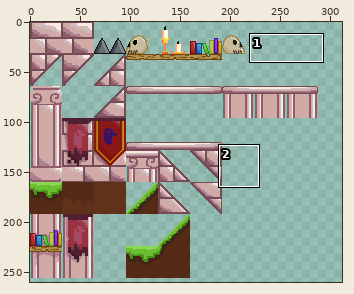
Sprite sheet, stored at assets/graphics/tilesets/brick_tileset.png. The first picture is a wide view before the edit; the outline marks the close-up.
Close-up. Before the commit:
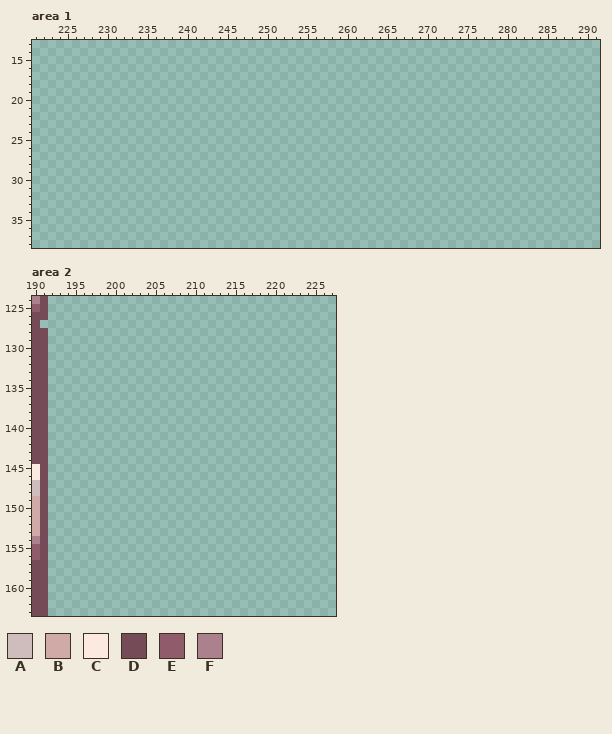
The file is 340x315 pixels. Colours within 5 levels of each other are drawn and written as one. Shown: area 1: x 221..291, y 13..38; area 2: x 190..227, y 124..163. The wide view leaves out empty margins. The commit also changed other parts of the picture, which this record leaves out.
Palette (. is transparent): A #cebdbc  B #cfaaa6  C #fceae1  D #754b58  E #905c6c  F #aa818d
Pixels before, area 2, first column x 190:
124 FD
125 ED
126 DD
127 D.
128 DD
129 DD
130 DD
131 DD
132 DD
133 DD
134 DD
135 DD
136 DD
137 DD
138 DD
139 DD
140 DD
141 DD
142 DD
143 DD
144 DD
145 CD
146 CD
147 AD
148 AD
149 BD
150 BD
151 BD
152 BD
153 BD
154 FD
155 ED
156 ED
157 DD
158 DD
159 DD
160 DD
161 DD
162 DD
163 DD
And afterwards:
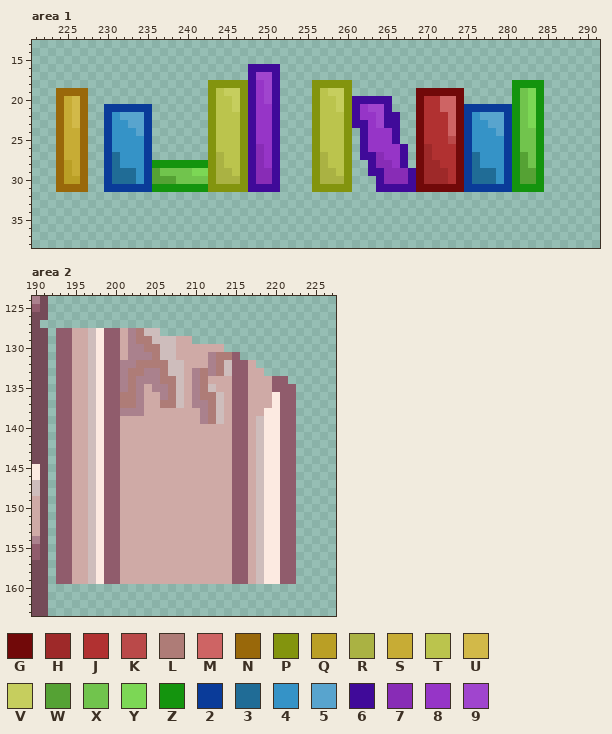
Colours new in this view: G #710909  H #9e2929  J #b13131  K #ba4949  L #ae7c77  M #ce6464  N #99680a  P #83940e  Q #ba9f25  R #aab243  S #c7ac35  T #bbc44d  U #d2b949  V #c6ce5e  W #55a234  X #71c44d  Y #7cd755  Z #14940e  2 #0a3b99  3 #206c96  4 #3593c7  5 #58a4ce  6 #400a99  7 #882cb6  8 #9635c7  9 #a045ce
Diff:
Area 1:
y 16: x 248..251 .... -> 6666
y 17: x 248..251 .... -> 6996
y 18: x 243..251 ......... -> PPPPP6896; x 256..260 ..... -> PPPPP; x 281..284 .... -> ZZZZ
y 19: x 224..227 .... -> NNNN; x 243..251 ......... -> PTVVP6896; x 256..260 ..... -> PTVVP; x 269..274 ...... -> GGGGGG; x 281..284 .... -> ZXYZ
y 20: x 224..227 .... -> NSUN; x 243..251 ......... -> PTTVP6896; x 256..265 .......... -> PTTVP66666; x 269..274 ...... -> GJJMMG; x 281..284 .... -> ZXYZ
y 21: x 224..227 .... -> NSUN; x 230..235 ...... -> 222222; x 243..251 ......... -> PTTVP6886; x 256..265 .......... -> PTTVP68996; x 269..284 ................ -> GJJMMG222222ZXYZ
y 22: x 224..227 .... -> NSUN; x 230..235 ...... -> 245552; x 243..251 ......... -> PTTTP6886; x 256..266 ........... -> PTTTP688966; x 269..284 ................ -> GJJJMG245552ZXYZ
y 23: x 224..227 .... -> NSUN; x 230..235 ...... -> 244552; x 243..251 ......... -> PTTTP6886; x 256..266 ........... -> PTTTP668966; x 269..284 ................ -> GJJJMG244552ZXYZ
y 24: x 224..227 .... -> NSSN; x 230..235 ...... -> 244452; x 243..251 ......... -> PTTTP6886; x 256..260 ..... -> PTTTP; x 262..266 ..... -> 68886; x 269..284 ................ -> GJJJMG244452ZXXZ
y 25: x 224..227 .... -> NSSN; x 230..235 ...... -> 244442; x 243..251 ......... -> PTTTP6886; x 256..260 ..... -> PTTTP; x 262..266 ..... -> 68886; x 269..284 ................ -> GJJJKG244442ZXXZ
y 26: x 224..227 .... -> NSSN; x 230..235 ...... -> 244442; x 243..251 ......... -> PTTTP6786; x 256..260 ..... -> PTTTP; x 262..267 ...... -> 688886; x 269..284 ................ -> GHJJJG244442ZXXZ
y 27: x 224..227 .... -> NSSN; x 230..235 ...... -> 234442; x 243..251 ......... -> PRTTP6786; x 256..260 ..... -> PRTTP; x 262..267 ...... -> 667886; x 269..284 ................ -> GHJJJG234442ZWXZ
y 28: x 224..227 .... -> NQSN; x 230..251 ...................... -> 234442ZZZZZZZPRTTP6786; x 256..260 ..... -> PRTTP; x 263..267 ..... -> 67786; x 269..284 ................ -> GHHJJG234442ZWXZ
y 29: x 224..227 .... -> NQSN; x 230..251 ...................... -> 233342WXXXXYYPRRTP6776; x 256..260 ..... -> PRRTP; x 263..284 ...................... -> 667776GHHHJG233342ZWWZ
y 30: x 224..227 .... -> NQQN; x 230..251 ...................... -> 233342WWWXXXXPRRRP6776; x 256..260 ..... -> PRRRP; x 264..284 ..................... -> 67776GHHHJG233342ZWWZ
y 31: x 224..227 .... -> NNNN; x 230..251 ...................... -> 222222ZZZZZZZPPPPP6666; x 256..260 ..... -> PPPPP; x 264..284 ..................... -> 66666GGGGGG222222ZZZZ
Area 2:
y 128: x 193..205 ............. -> EEBBACEEBFLAA
y 129: x 193..209 ................. -> EEBBACEEBFLLAAABB
y 130: x 193..213 ..................... -> EEBBACEEBFFLLAABBBBBB
y 131: x 193..215 ....................... -> EEBBACEEBFFFLAABBBBFLLE
y 132: x 193..217 ......................... -> EEBBACEEFFLLLLAABBBFLAEEB
y 133: x 193..218 .......................... -> EEBBACEEFLLFFLAABFLFLAEEBB
y 134: x 193..221 ............................. -> EEBBACEEFLFFFLLABFLBBBEEBBBEE
y 135: x 193..222 .............................. -> EEBBACEEFLFBFFLABFLABBEEBBBEEE
y 136: x 193..222 .............................. -> EEBBACEELLFBBFLABFLLABEEBBBCEE
y 137: x 193..222 .............................. -> EEBBACEELLFBBLLABFFLABEEBBBCEE
y 138: x 193..222 .............................. -> EEBBACEEFFFBBBBBBBFLABEEBBCCEE
y 139: x 193..222 .............................. -> EEBBACEEBBBBBBBBBBFLABEEBACCEE
y 140..159: x 193..222 .............................. -> EEBBACEEBBBBBBBBBBBBBBEEBACCEE
Boxes around the changes in both close-ups, in picture pixels (x1, y1, x2, y2):
added: (56, 64, 544, 192)
added: (56, 328, 296, 584)
